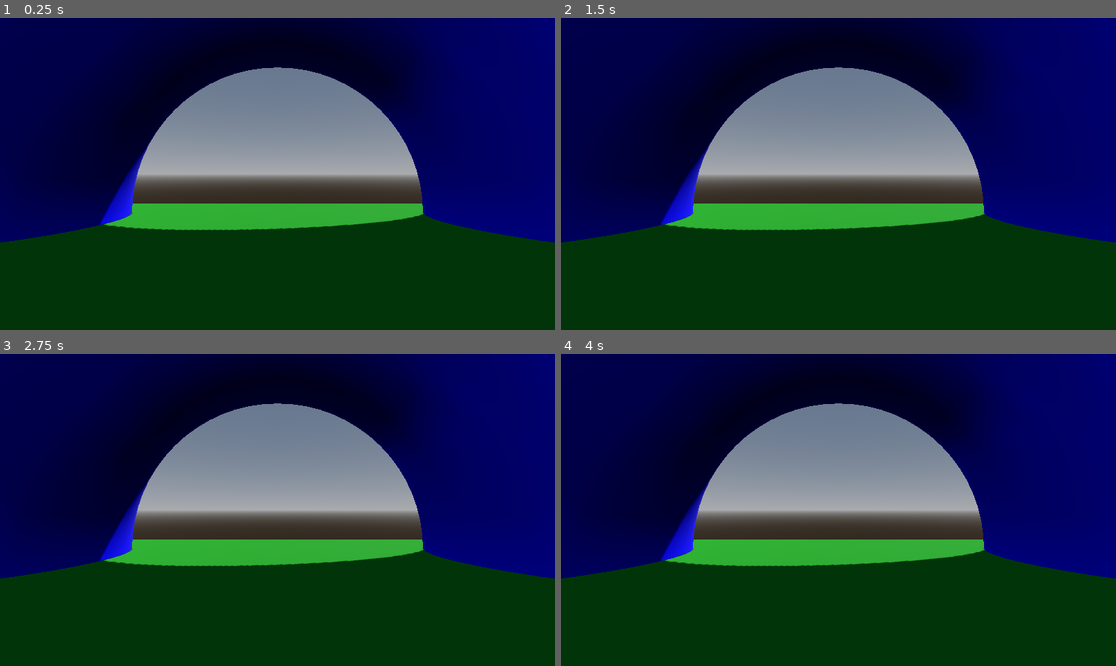
Above: before the commit, frames 1-4 (two rows, left to right).
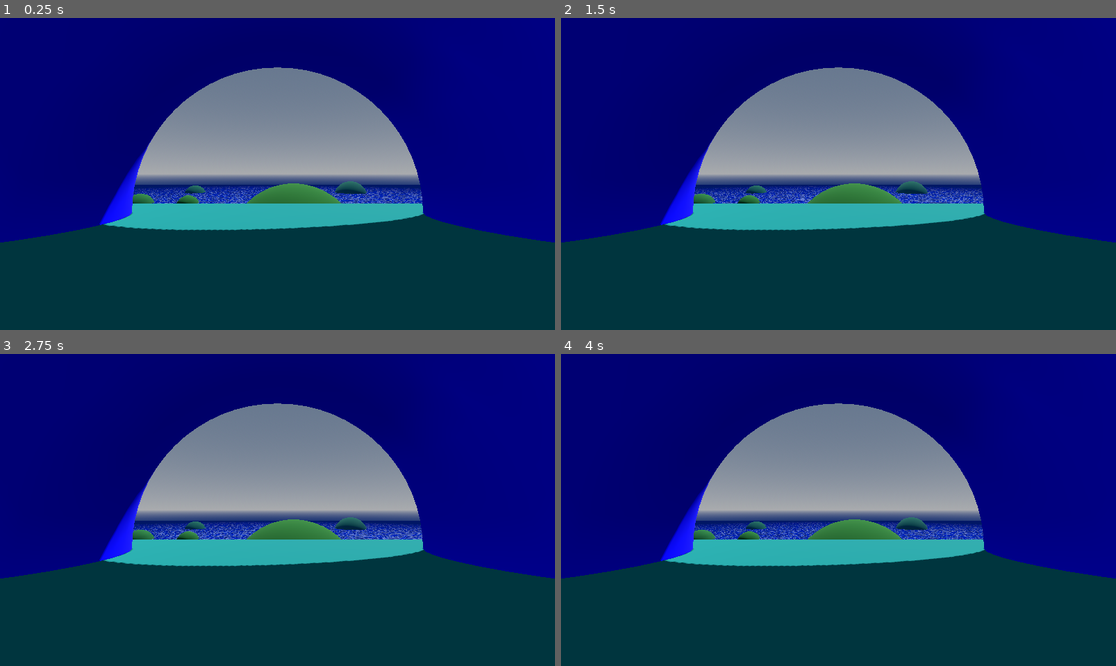
Above: after the commit, the same moments.

Repository: CCranney/flying-bicycle-sim
Game: Godot game, scene res://main.tscn
The game is run twice, just before and just after one commit, with the same random seed, the same clock (stepped at 60 frames per second) and the same inputs.
Inputs:
- Up to frame 1 (0.25 s): no input
- Up to frame 2 (1.5 s): no input
- Up to frame 3 (2.75 s): no input
- Up to frame 4 (4 s): no input

The runs differ from the first frame. In frame 1, 80% of the frame differs, in the area x 0-100%, y 0-100%; in frame 2, 80%; in frame 3, 80%; in frame 4, 80%.

Commit message:
water, island aesthetics added

Diff:
--- /dev/null
+++ b/assets/materials/water.gdshader
@@ -0,0 +1,28 @@
+shader_type spatial;
+
+uniform vec3 albedo: source_color = vec3(1.);
+uniform sampler2D normalmap_tex1: repeat_enable, filter_linear;
+uniform sampler2D normalmap_tex2: repeat_enable, filter_linear;
+
+uniform vec2 direction1 = vec2(1., 0.);
+uniform float scroll_speed1: hint_range(0., 1.) = 0.1;
+uniform vec2 direction2 = vec2(0., 1.);
+uniform float scroll_speed2: hint_range(0., 1.) = 0.2;
+
+uniform vec2 player_location;
+
+void fragment() {
+    // Time-based scrolling (for wave motion)
+    vec2 offset1 = direction1 * scroll_speed1 * TIME + player_location;
+    vec2 offset2 = direction2 * scroll_speed2 * TIME + player_location;
+
+    // Player offset for world alignment (prevent “sliding” look)
+
+    vec3 normal1 = texture(normalmap_tex1, UV + offset1).rgb;
+    vec3 normal2 = texture(normalmap_tex2, UV + offset2).rgb;
+
+    NORMAL_MAP = mix(normal1, normal2, 0.5);
+    ALBEDO = albedo;
+    ROUGHNESS = 0.01;
+    METALLIC = 0.2;
+}
--- /dev/null
+++ b/island_generator.gd
@@ -0,0 +1,92 @@
+extends Node3D
+
+@export var chunk_size: float = 1000.0
+@export var water_y_level: float = -80.0
+@export var islands_per_chunk: int = 8
+@export var min_island_size: float = 50.0
+@export var max_island_size: float = 250.0
+@export var base_material_color:= Color(0.2, 0.6, 0.2)
+
+var player: CharacterBody3D
+var generated_chunks: Dictionary = {}
+var current_chunk := Vector2.INF
+
+var base_mesh: SphereMesh
+var base_material: StandardMaterial3D
+
+func _ready() -> void:
+	player = get_tree().get_first_node_in_group("player")
+
+	# Create the base sphere and material that all islands will share
+	base_mesh = SphereMesh.new()
+	base_material = StandardMaterial3D.new()
+	base_material.albedo_color = base_material_color
+	base_mesh.material = base_material
+
+func _process(_delta: float) -> void:
+	if not player:
+		return
+
+	var player_pos = player.global_position
+
+	# Calculate which 1k chunk the player is currently flying over
+	var chunk_x = floor(player_pos.x / chunk_size)
+	var chunk_z = floor(player_pos.z / chunk_size)
+	var new_chunk = Vector2(chunk_x, chunk_z)
+
+	# If the player crossed a 1k threshold, update the world
+	if new_chunk != current_chunk:
+		current_chunk = new_chunk
+		_update_chunks()
+
+func _update_chunks() -> void:
+	# Generate chunks in a 3x3 grid around the player so they appear in the distance
+	for x in range(-1, 2):
+		for z in range(-1, 2):
+			var chunk_coord = current_chunk + Vector2(x, z)
+
+			# Only generate if we haven't visited this chunk yet
+			if not generated_chunks.has(chunk_coord):
+				_generate_chunk(chunk_coord)
+
+func _generate_chunk(chunk_coord: Vector2) -> void:
+	# Mark as generated immediately
+	generated_chunks[chunk_coord] = true
+
+	var multi_mesh_instance = MultiMeshInstance3D.new()
+	var multi_mesh = MultiMesh.new()
+
+	multi_mesh.transform_format = MultiMesh.TRANSFORM_3D
+	multi_mesh.mesh = base_mesh
+
+	# Use a deterministic random number generator.
+	# Hashing the coordinate means if you cross back over a chunk,
+	# the islands would generate in the exact same spot (useful if you ever decide to delete old chunks).
+	var rng = RandomNumberGenerator.new()
+	rng.seed = hash(chunk_coord)
+
+	# Vary the number of islands slightly per chunk
+	var count = rng.randi_range(islands_per_chunk / 2, islands_per_chunk)
+	multi_mesh.instance_count = count
+
+	for i in range(count):
+		# Pick a random X and Z within the boundaries of this specific chunk
+		var offset_x = rng.randf_range(0, chunk_size)
+		var offset_z = rng.randf_range(0, chunk_size)
+		var pos_x = (chunk_coord.x * chunk_size) + offset_x
+		var pos_z = (chunk_coord.y * chunk_size) + offset_z
+
+		var size = rng.randf_range(min_island_size, max_island_size)
+
+		# Sink the sphere slightly into the water so it looks like a dome jutting out
+		var pos_y = water_y_level - (size * 0.15)
+
+		# Apply the scale and position to this specific island
+		var transform = Transform3D()
+		transform = transform.scaled(Vector3(size, size, size))
+		transform.origin = Vector3(pos_x, pos_y, pos_z)
+
+		multi_mesh.set_instance_transform(i, transform)
+
+	multi_mesh_instance.multimesh = multi_mesh
+	add_child(multi_mesh_instance)
--- a/main.tscn
+++ b/main.tscn
@@ -3,9 +3,13 @@
 [ext_resource type="PackedScene" uid="uid://uhmrkr05844h" path="res://player.tscn" id="1_0xm2m"]
 [ext_resource type="Script" uid="uid://6xcmq4r5fy6r" path="res://xr_interface_loading_script.gd" id="1_ig7tw"]
 [ext_resource type="Script" uid="uid://dr36r4bywb2uk" path="res://perpetual_floor_collision.gd" id="3_h2yge"]
+[ext_resource type="Shader" uid="uid://bbh8ug3n0x8iu" path="res://assets/materials/water.gdshader" id="4_1bvp3"]
+[ext_resource type="Script" uid="uid://c3e3gnhd8sw1d" path="res://water_mesh.gd" id="5_lquwl"]
+[ext_resource type="Script" uid="uid://dul5ltad3nb17" path="res://island_generator.gd" id="6_7mycd"]
 
 [sub_resource type="ProceduralSkyMaterial" id="ProceduralSkyMaterial_7dm0k"]
 sky_horizon_color = Color(0.66224277, 0.6717428, 0.6867428, 1)
+ground_bottom_color = Color(0, 0.101960786, 0.39607844, 1)
 ground_horizon_color = Color(0.66224277, 0.6717428, 0.6867428, 1)
 
 [sub_resource type="Sky" id="Sky_ig7tw"]
@@ -15,9 +19,17 @@
 background_mode = 2
 sky = SubResource("Sky_ig7tw")
 glow_enabled = true
+fog_enabled = true
+fog_mode = 1
+fog_light_color = Color(0, 0.101960786, 0.39607844, 1)
+fog_density = 1.0
+fog_aerial_perspective = 1.0
+fog_sky_affect = 0.188
+fog_depth_begin = 500.0
+fog_depth_end = 1500.0
 
 [sub_resource type="StandardMaterial3D" id="StandardMaterial3D_7dm0k"]
-albedo_color = Color(0.057960022, 0.46, 0.036799993, 1)
+albedo_color = Color(0.036799993, 0.46, 0.4317867, 1)
 
 [sub_resource type="PlaneMesh" id="PlaneMesh_ig7tw"]
 material = SubResource("StandardMaterial3D_7dm0k")
@@ -34,6 +46,38 @@
 [sub_resource type="CylinderShape3D" id="CylinderShape3D_0xm2m"]
 height = 0.1
 
+[sub_resource type="FastNoiseLite" id="FastNoiseLite_7mycd"]
+frequency = 1.0
+fractal_type = 2
+
+[sub_resource type="NoiseTexture2D" id="NoiseTexture2D_272bh"]
+noise = SubResource("FastNoiseLite_7mycd")
+seamless = true
+as_normal_map = true
+
+[sub_resource type="FastNoiseLite" id="FastNoiseLite_5vw27"]
+frequency = 0.8927
+
+[sub_resource type="NoiseTexture2D" id="NoiseTexture2D_kek77"]
+noise = SubResource("FastNoiseLite_5vw27")
+seamless = true
+as_normal_map = true
+
+[sub_resource type="ShaderMaterial" id="ShaderMaterial_lquwl"]
+render_priority = 0
+shader = ExtResource("4_1bvp3")
+shader_parameter/albedo = Color(0, 0.101960786, 0.39607844, 1)
+shader_parameter/normalmap_tex1 = SubResource("NoiseTexture2D_272bh")
+shader_parameter/normalmap_tex2 = SubResource("NoiseTexture2D_kek77")
+shader_parameter/direction1 = Vector2(1, 0)
+shader_parameter/scroll_speed1 = 0.0050000002375
+shader_parameter/direction2 = Vector2(0, 1)
+shader_parameter/scroll_speed2 = 0.010000000475
+shader_parameter/player_location = Vector2(0, 0)
+
+[sub_resource type="PlaneMesh" id="PlaneMesh_7mycd"]
+size = Vector2(3000, 3000)
+
 [node name="Main" type="Node3D" unique_id=1460361595]
 
 [node name="XRInterfaceLoadingScript" type="Node" parent="." unique_id=160883176]
@@ -47,6 +91,9 @@
 shadow_enabled = true
 
 [node name="Player" parent="." unique_id=469713499 instance=ExtResource("1_0xm2m")]
+pedaling_multiplier = 60.0
+max_speed = 100.0
+decay = 8.0
 
 [node name="StartingPlatform" type="Node3D" parent="." unique_id=1773688605]
 transform = Transform3D(1, 0, 0, 0, 1, 0, 0, 0, 1, 0, -1.5, 0)
@@ -64,3 +111,14 @@
 
 [node name="CollisionShape3D" type="CollisionShape3D" parent="PerpetualFloorCollision" unique_id=83348079]
 shape = SubResource("CylinderShape3D_0xm2m")
+
+[node name="WaterMesh" type="MeshInstance3D" parent="." unique_id=1636596168]
+transform = Transform3D(1, 0, 0, 0, 1, 0, 0, 0, 1, 0, -80, 0)
+material_override = SubResource("ShaderMaterial_lquwl")
+mesh = SubResource("PlaneMesh_7mycd")
+script = ExtResource("5_lquwl")
+
+[node name="IslandGenerator" type="Node3D" parent="." unique_id=1719736239]
+script = ExtResource("6_7mycd")
+max_island_size = 200.0
+base_material_color = Color(0.12539999, 0.38, 0.12539999, 1)
--- /dev/null
+++ b/water_mesh.gd
@@ -0,0 +1,16 @@
+extends MeshInstance3D
+
+var player: CharacterBody3D
+var last_location := Vector2.INF
+const TILE_WORLD_SIZE = 1000.0
+
+func _ready() -> void:
+	player = get_tree().get_first_node_in_group("player")
+
+func _process(_delta: float) -> void:
+	global_position.x = player.global_position.x
+	global_position.z = player.global_position.z
+	var player_pos = Vector2(player.global_position.x, player.global_position.z)
+	if player_pos != last_location:
+		material_override.set_shader_parameter("player_location", player_pos * (1. / TILE_WORLD_SIZE))
+		last_location = player_pos
